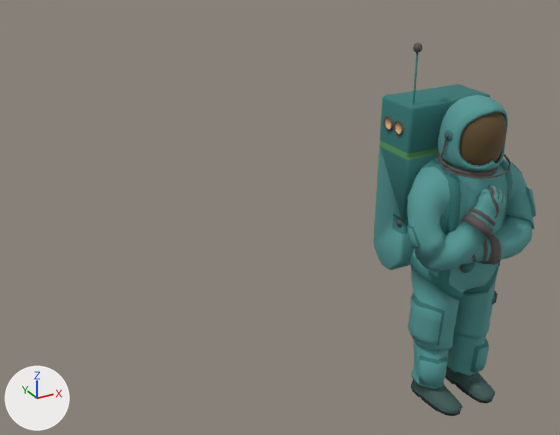
What one commit did to the Blender file astral-shepherd.blend.
Camera for both pictures: a 50 mm camera at (-3.03, -3.22, 3.1) aimed at (-0.76, 0.9, 1.04). Arrows for +X, +Y and +Z are at lower left; the lights stay in place. The picture after the commit comes second.

Names of what the first picture shows: 'allias_helmet', 'allias_helmet_visor', 'allias_suit'.
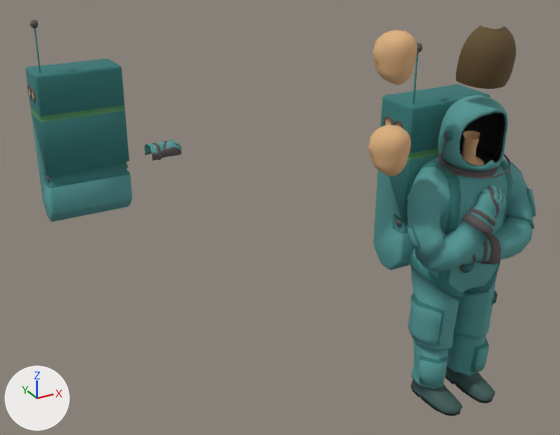
Commit message: add allias_head (base only); add neck to allias_suit

Pixel boxes [x1, y1, x2, y2] of what changed, in the pictures (560 x 435 px):
```json
{"object": "suit_backpack", "change": "added", "after": [26, 20, 132, 222], "on screen": "cyan"}
{"object": "allias_helmet_visor", "change": "moved", "before": [460, 112, 507, 166], "after": [456, 24, 516, 89]}
{"object": "allias_head_base", "change": "added", "after": [372, 30, 417, 85], "on screen": "brown"}
{"object": "allias_head", "change": "added", "after": [368, 125, 411, 176], "on screen": "brown"}
{"object": "suit_hand", "change": "added", "after": [144, 140, 182, 161]}
```

Edits to the scene script, one JSON object a line:
```json
{"op": "add", "block": "me_sphere_002", "code": ["me_sphere_002 = bpy.data.meshes.new('Sphere.002')", "me_sphere_002.from_pydata(...)  # 398 vertices, 422 faces; spans x -0.12..0.12, y -0.12..0.112, z -0.143..0.12", "me_sphere_002.polygons.foreach_set('use_smooth', [True] * 422)", "me_sphere_002.materials.append(mat_standard)"]}
{"op": "set", "path": "ob_allias_helmet_visor.location", "old": "(0.0, 0.0, 1.6)", "new": "(0.0, 0.0766, 2.034)"}
{"op": "add", "block": "ob_allias_head_base", "code": ["ob_allias_head_base = bpy.data.objects.new('allias_head_base', me_sphere_002)", "ob_allias_head_base.location = (-0.603, -0.031, 2.276)", "ob_allias_head_base.rotation_euler = (0.175, 0.0, 0.0)  # degrees (10, 0, 0)"]}
{"op": "add", "block": "ob_suit_backpack", "code": ["ob_suit_backpack = bpy.data.objects.new('suit_backpack', me_cube_009.copy())  # the mesh of ob_suit_backpack", "ob_suit_backpack.location = (-1.7, 1.8, 0.0)"]}
{"op": "add", "block": "ob_suit_hand", "code": ["ob_suit_hand = bpy.data.objects.new('suit_hand', me_cube_016.copy())  # the mesh of ob_suit_hand", "ob_suit_hand.location = (-1.238, 1.903, 1.281)"]}
{"op": "add", "block": "ob_allias_head", "code": ["ob_allias_head = bpy.data.objects.new('allias_head', me_sphere_002.copy())", "ob_allias_head.location = (-0.603, -0.031, 1.777)", "ob_allias_head.rotation_euler = (0.175, 0.0, 0.0)  # degrees (10, 0, 0)"]}
```
